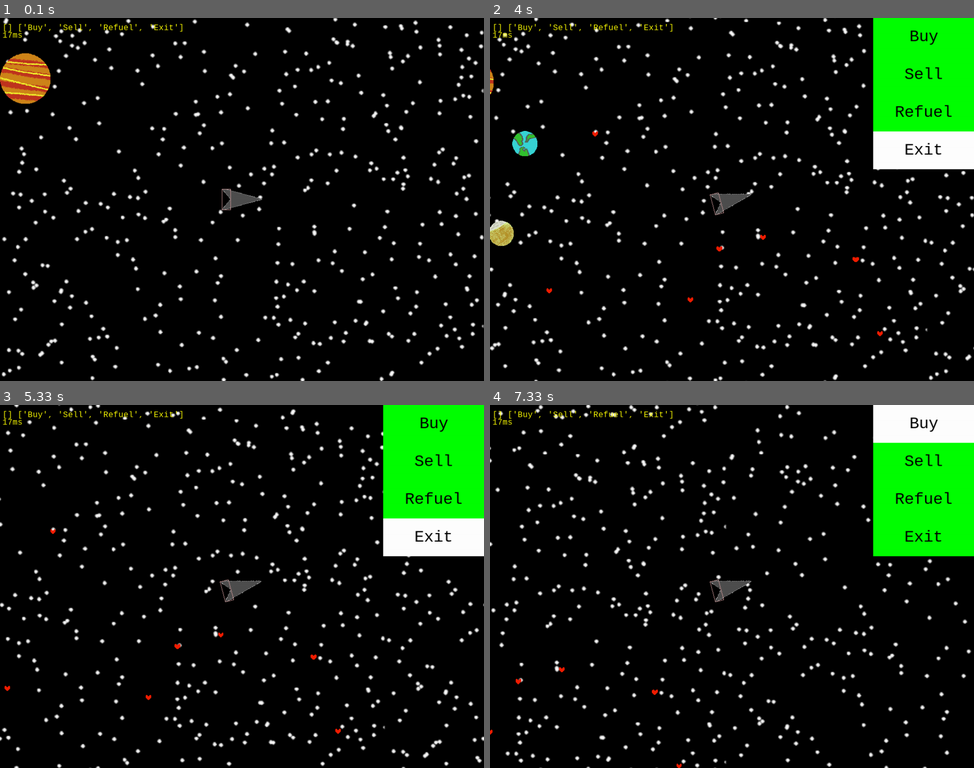
Above: before the commit, frames 1-4 (two rows, left to right).
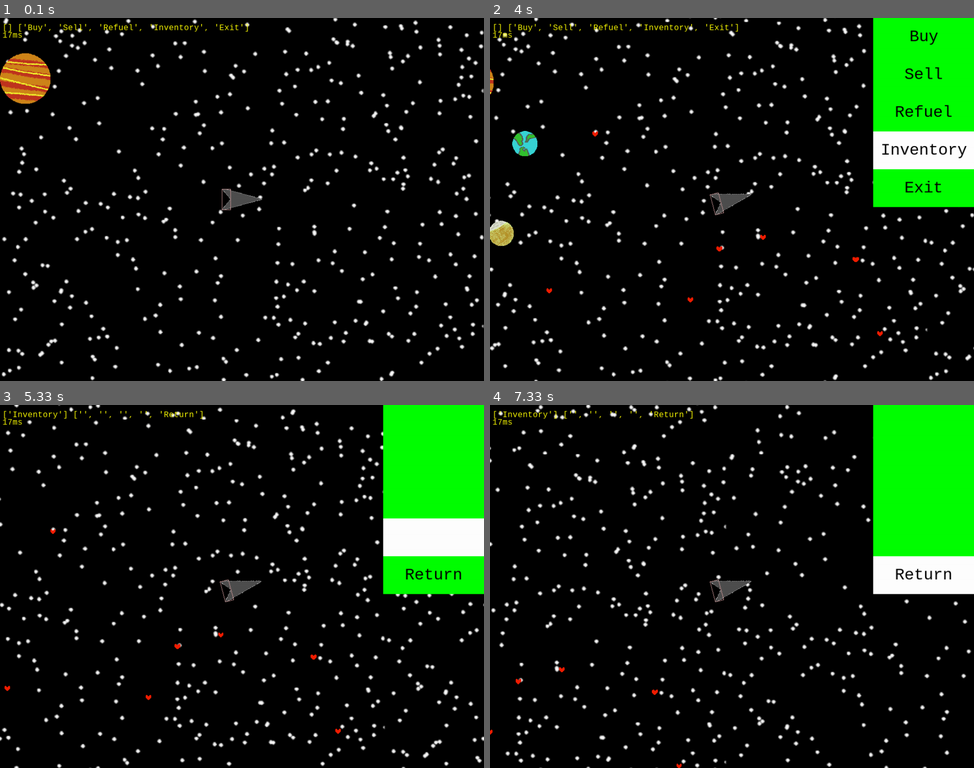
Above: after the commit, the same moments.

Repository: Jacob-OTW/Explorer-in-PyGame
Game: pygame game, started from main.py
Same seed, same stepped clock (60 frames per second), same inputs: the game is played once before the commit and once after it.
Inputs (mouse positions are in pixels of both pictures, inside the frame that each line leads up to):
- Up to frame 1 (0.1 s): no input
- Up to frame 2 (4 s): tap Space at 0.33, 3.07, 3.47, 3.87 s; click (886, 188) at 0.72 s; tap A at 1 s; right-click (581, 145) at 1.38 s; click (581, 282) at 1.72 s; click (911, 326) at 2.05 s; hold Up 2.33-2.63 s; click (790, 232) at 2.42 s; hold Down 2.67-2.97 s; click (615, 126) at 2.75 s; hold Up 3-3.37 s; click (707, 293) at 3.08 s; hold Down 3.4-3.77 s; click (732, 243) at 3.48 s; hold Up from 3.8 s (still down); click (857, 257) at 3.88 s; tap E at 3.95 s
- Up to frame 3 (5.33 s): release Up at 4.1 s; tap Enter at 4.13, 4.47 s; hold Down 4.8-5.1 s; tap Space at 4.87, 5.2 s; tap E at 4.95 s; hold Up from 5.13 s (still down)
- Up to frame 4 (7.33 s): release Up at 5.5 s; hold Down 5.53-5.9 s; tap Space at 5.6, 6, 6.33, 6.67, 7.07 s; hold Up 5.93-6.23 s; tap E at 6.08, 7.15 s; hold Down 6.27-6.57 s; hold Up 6.6-6.97 s; hold Down from 7 s (still down)

The runs differ from the first frame. In frame 1, 0.1% of the frame differs, in the area x 31-52%, y 1-4%; in frame 2, 2.6%; in frame 3, 2.9%; in frame 4, 5.0%, in the area x 1-100%, y 0-53%.

Commit message:
Added more options for shop UI

Diff:
--- a/main.py
+++ b/main.py
@@ -20,7 +20,7 @@
                     shop_ui.selected = 3
             if event.key == pygame.K_DOWN:
                 shop_ui.selected += 1
-                if shop_ui.selected > 3:
+                if shop_ui.selected > len(shop_ui.shop_list) - 1:
                     shop_ui.selected = 0
             if event.key == pygame.K_RETURN:
                 shop_ui.use()
--- a/shop_UI_obj.py
+++ b/shop_UI_obj.py
@@ -3,23 +3,28 @@
 from player_obj import play
 
 
+def return_main_menu():
+    return ['Buy', 'Sell', 'Refuel', 'Inventory', 'Exit']
+
+
 class Shop_UI(pygame.sprite.Sprite):
     def __init__(self):
         super().__init__()
-        self.image = pygame.Surface((200, 300))
+        self.max_shop_length = 4
+        self.image = pygame.Surface((200, (self.max_shop_length + 1) * 75))
         self.image.fill('Green')
+        self.rect = self.image.get_rect(right=stage.SCREEN_WIDTH, top=0)
         self.selector = pygame.Surface((200, 75))
         self.selector.fill('White')
         self.selector_rect = self.selector.get_rect()
         self.selected = 0
-        self.rect = self.image.get_rect(right=stage.SCREEN_WIDTH, top=0)
-        self.shop_list = ['Buy', 'Sell', 'Refuel', 'Exit']
+        self.shop_list = return_main_menu()
         self.font = pygame.font.SysFont("monospace", 32)  # setup font for text
         self.directory = []
         self.shop = False
 
     def update(self):
-        self.image = pygame.Surface((200, 300))
+        self.image = pygame.Surface((200, (self.max_shop_length + 1) * 75))
         self.image.fill('Green')
         self.selector_rect.center = (100, self.selected * 75 + 37)
         self.image.blit(self.selector, self.selector_rect)
@@ -33,31 +38,44 @@
             if not self.directory:  # Main Menu
                 if self.shop_list[self.selected] == 'Buy':  # Buy was selected
                     self.directory.append('Buy')
-                    self.shop_list = ['Item1', 'Item2', 'Item3', 'Return']
+                    for i in range(self.max_shop_length):
+                        self.shop_list[i] = f'Item {i}'
+                    self.shop_list[self.max_shop_length] = 'Return'
                 elif self.shop_list[self.selected] == 'Sell':  # Sell was selected
                     self.directory.append('Sell')
-                    for i in range(3):
+                    for i in range(self.max_shop_length):
                         if i < len(play.inventory):
                             self.shop_list[i] = play.inventory[i]
                         else:
                             self.shop_list[i] = 'X'
-                    self.shop_list[3] = 'Return'
+                    self.shop_list[self.max_shop_length] = 'Return'
                 elif self.shop_list[self.selected] == 'Refuel':
                     print('You have been refueled!')
+                elif self.shop_list[self.selected] == 'Inventory':
+                    self.directory.append('Inventory')
+                    for i in range(self.max_shop_length):
+                        if i < len(play.inventory):
+                            self.shop_list[i] = play.inventory[i]
+                        else:
+                            self.shop_list[i] = ''
+                    self.shop_list[self.max_shop_length] = 'Return'
                 elif self.shop_list[self.selected] == 'Exit':
                     self.shop = False
+            # Extra Menus
             elif self.directory[0] == 'Buy':  # Buy Menu
                 if self.shop_list[self.selected] != 'Return':
                     print(f'You bought {self.shop_list[self.selected]}')
                 else:
                     self.directory.pop()
-                    self.shop_list = ['Buy', 'Sell', 'Refuel', 'Exit']
+                    self.shop_list = return_main_menu()
             elif self.directory[0] == 'Sell':  # Sell Menu
                 if not self.shop_list[self.selected] == 'Return':
                     pass
                 else:
                     self.directory.pop()
-                    self.shop_list = ['Buy', 'Sell', 'Refuel', 'Exit']
+                    self.shop_list = return_main_menu()
+            elif self.directory[0] == 'Inventory':
+                pass
 
 
 shop_ui_group = pygame.sprite.GroupSingle()
